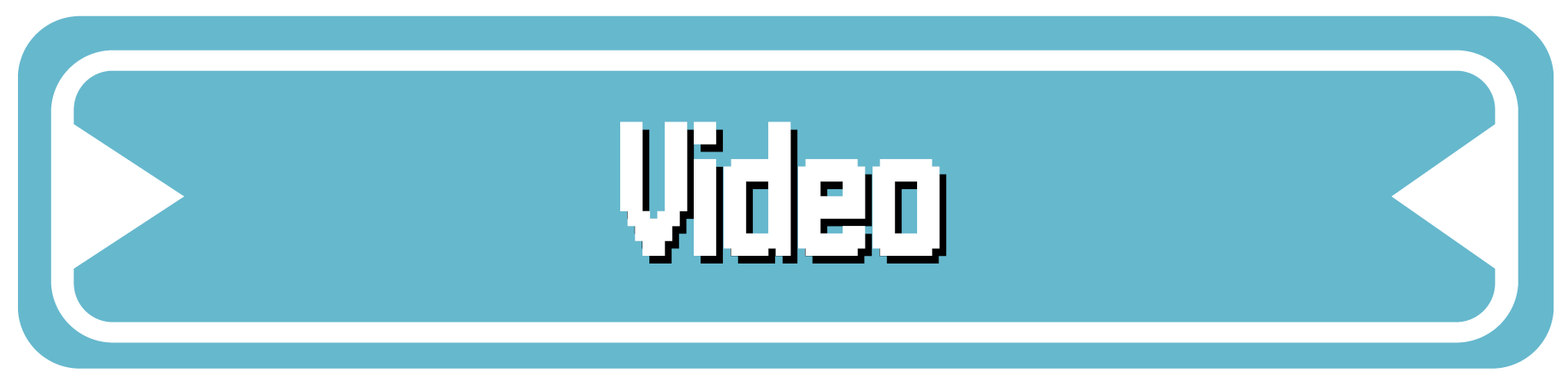
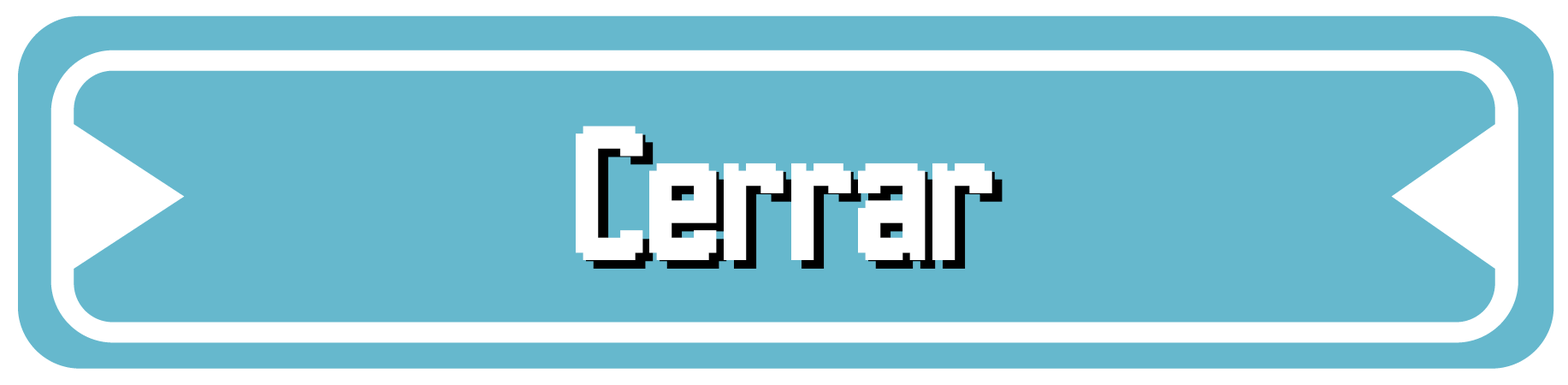
Layer changes from the first 1568×385 image to the second:
renamed "Video" to "Cerrar", painted on it over [575, 121, 993, 261]
painted on "Controles Sombra" over [585, 129, 1003, 269]
renamed "Capa 1" to "Capa 5", painted on it over [575, 121, 1003, 269]
